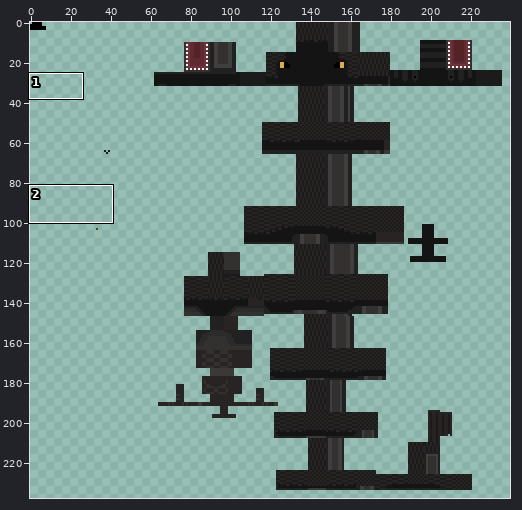
Edited in one commit: sprite sheet (resources/textures/entity/tyrannosaurus/tyrannosaurus 4.png). Above, an overview of the earlier version with the close-up marked.
Close-up. Before the commit:
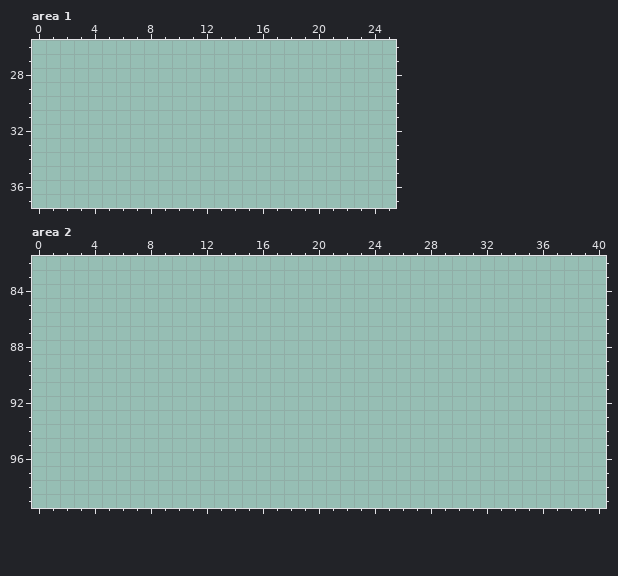
The file is 256x256 pixels. Pixels under 10% opacity are left out. Colours within 5 levels of each other are drawn and written as one. Shown: area 1: x 0..25, y 26..37; area 2: x 0..40, y 82..99. The wide view leaves out empty margins. The commit also changed other parts of the picture, which this record leaves out.
New version:
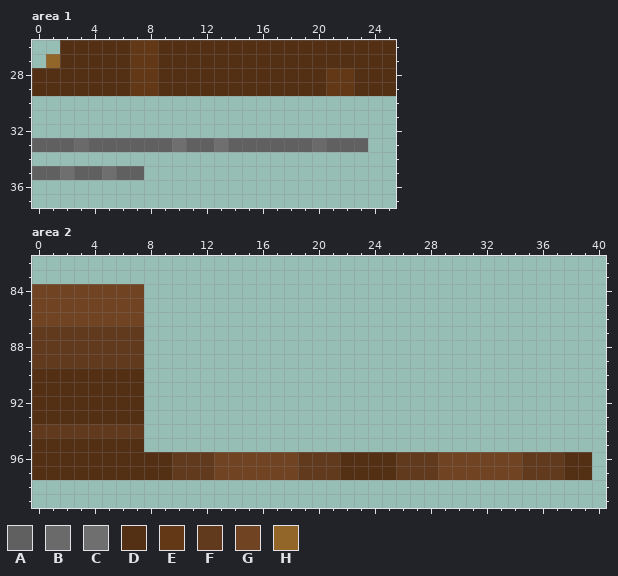
Palette (. is transparent): A #606060  B #6a6a6a  C #6f6f70  D #532f14  E #623817  F #613a1d  G #704323  H #926528
Difference:
{"where": "area 1"}
{"y":26,"x":2,"old":"........................","new":"DDDDDEEDDDDDDDDDDDDDDDDD"}
{"y":27,"x":1,"old":".........................","new":"HDDDDDEEDDDDDDDDDDDDDDDDD"}
{"y":28,"x":0,"old":"..........................","new":"DDDDDDDEEDDDDDDDDDDDDEEDDD"}
{"y":29,"x":0,"old":"..........................","new":"DDDDDDDEEDDDDDDDDDDDDEEDDD"}
{"y":33,"x":0,"old":"........................","new":"AAABAAAAAACAACAAAAAABAAA"}
{"y":35,"x":0,"old":"........","new":"AACAACAA"}
{"where": "area 2"}
{"y":84,"x":0,"old":"........","new":"GGGGGGGG"}
{"y":85,"x":0,"old":"........","new":"GGGGGGGG"}
{"y":86,"x":0,"old":"........","new":"GGGGGGGG"}
{"y":87,"x":0,"old":"........","new":"FFFFFFFF"}
{"y":88,"x":0,"old":"........","new":"FFFFFFFF"}
{"y":89,"x":0,"old":"........","new":"FFFFFFFF"}
{"y":90,"x":0,"old":"........","new":"DDDDDDDD"}
{"y":91,"x":0,"old":"........","new":"DDDDDDDD"}
{"y":92,"x":0,"old":"........","new":"DDDDDDDD"}
{"y":93,"x":0,"old":"........","new":"DDDDDDDD"}
{"y":94,"x":0,"old":"........","new":"FFFFFFFF"}
{"y":95,"x":0,"old":"........","new":"DDDDDDDD"}
{"y":96,"x":0,"old":"........................................","new":"DDDDDDDDDDFFFGGGGGGFFFDDDDFFFGGGGGGFFFDD"}
{"y":97,"x":0,"old":"........................................","new":"DDDDDDDDDDFFFGGGGGGFFFDDDDFFFGGGGGGFFFDD"}
{"label":"added","picture_box":[32,40,396,180]}
{"label":"added","picture_box":[32,284,592,480]}
